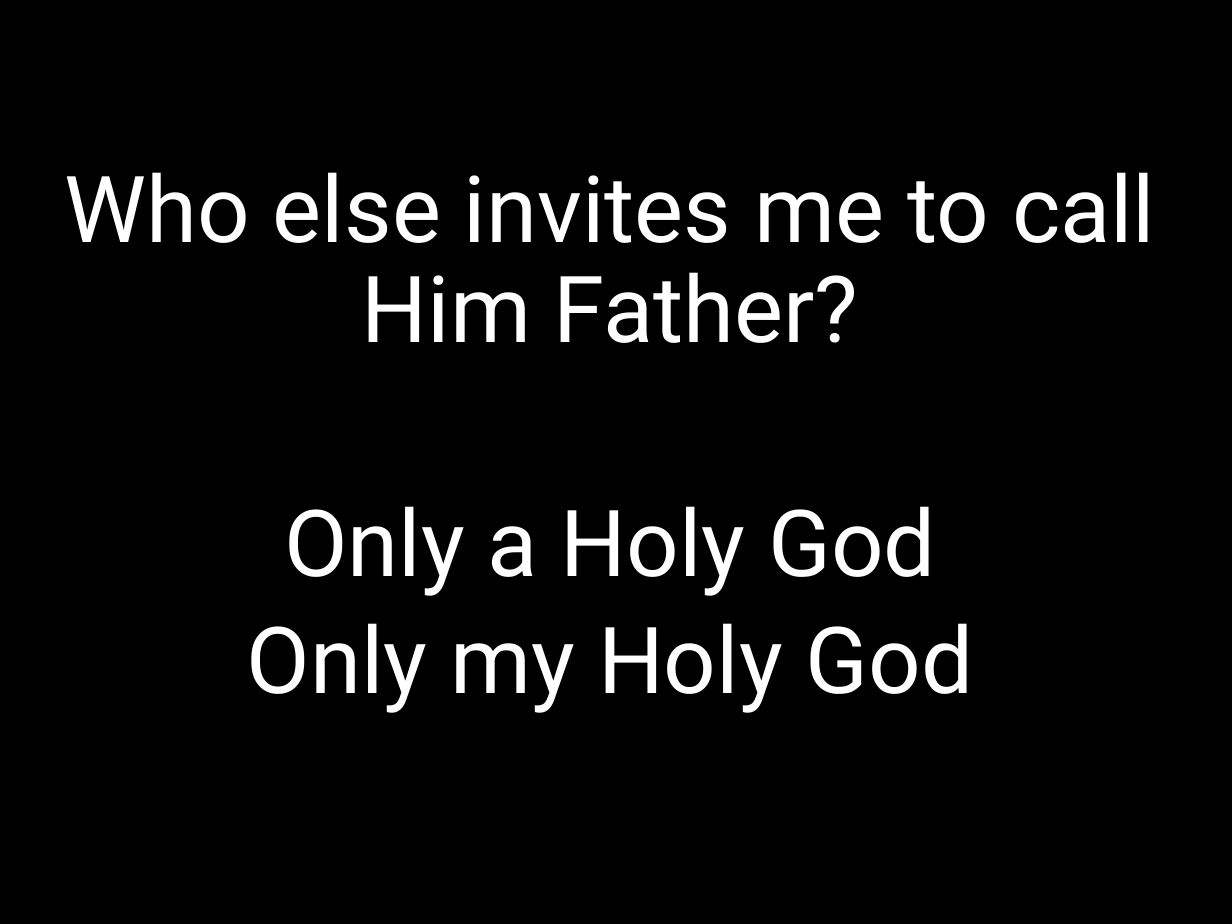
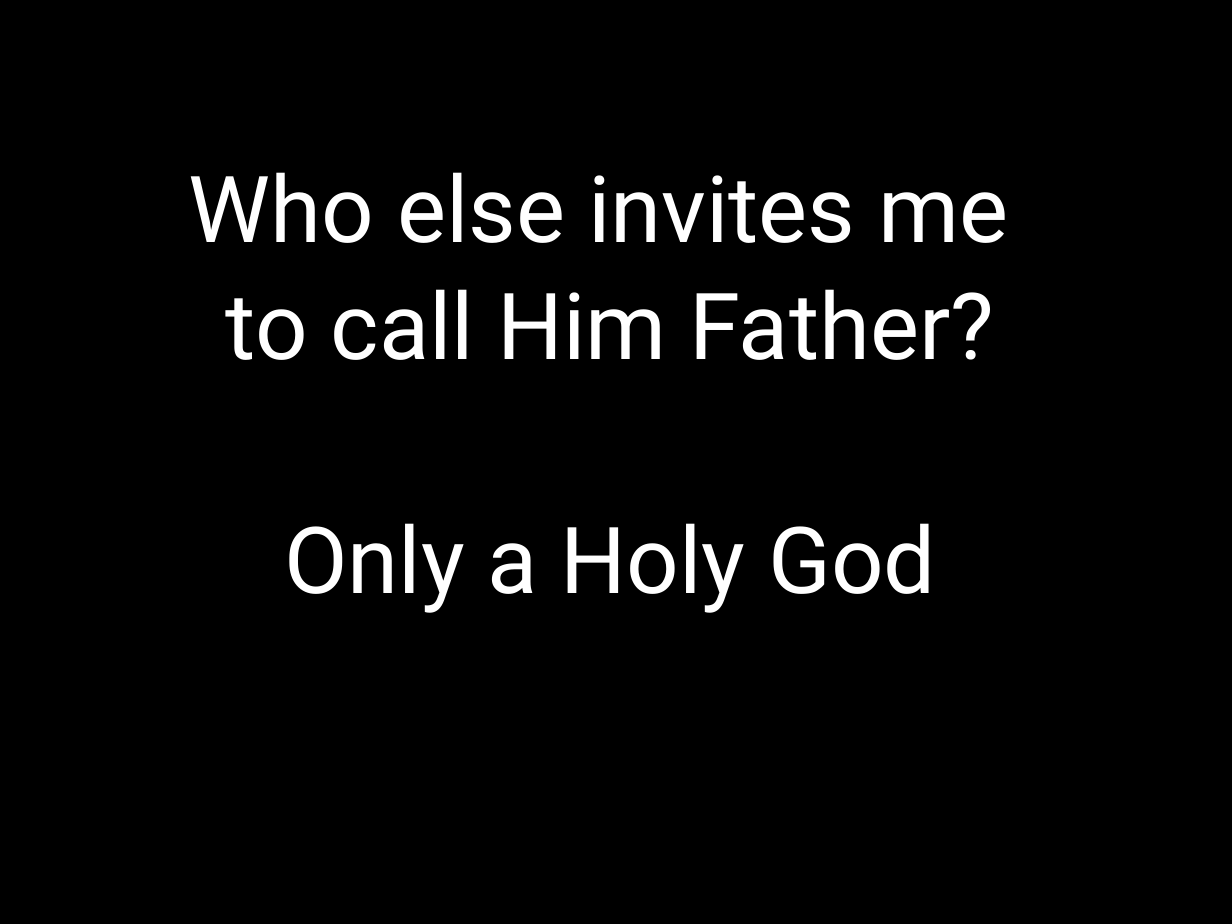
Before and after one commit to kendall412/worship, a slide deck: slide 15 of Only a Holy God.pptx (slide 13 before the commit). Drawn at 1232x924 pixels with LibreOffice and Linux fonts; fonts in the diff are those of the drawing. Boxes give left, top, right and bottom in pixels: in the first picture for what was removed or moved away, otherwise in the second. Text is boxed around its words. In the diff, an @@ line names an element or a change of style, - is before the commit and + after.

```diff
--- a/Only a Holy God.pptx
+++ b/Only a Holy God.pptx
@@ subtitle at [189,172,1009,360]: text changed @@
-Who else invites me to call Him Father?
+Who else invites me
+to call Him Father?
@@ subtitle at [247,623,974,713]: paragraph removed @@
-Only my Holy God
```
Also in this commit, not shown: 4 other slides changed, 2 slides added, 11 other files.
